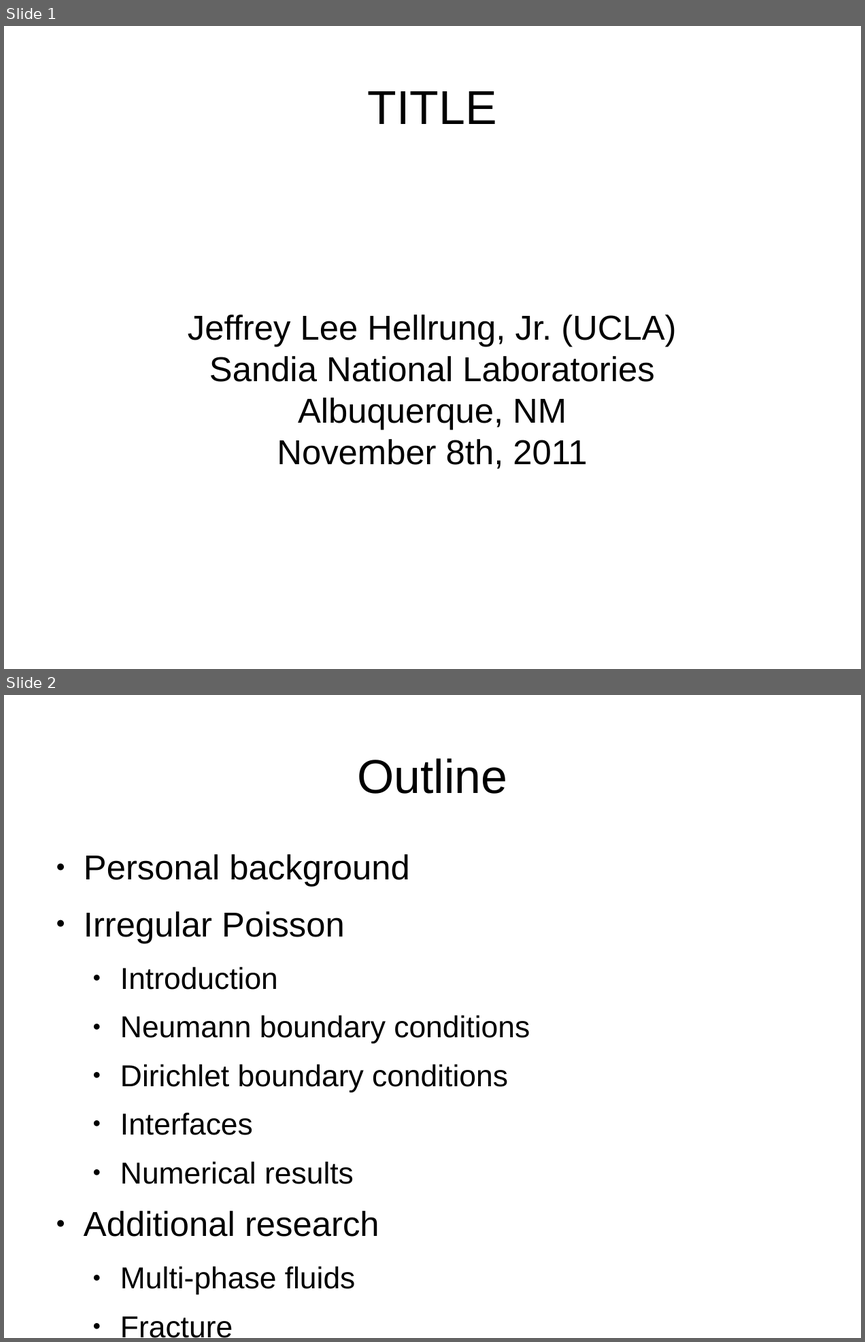
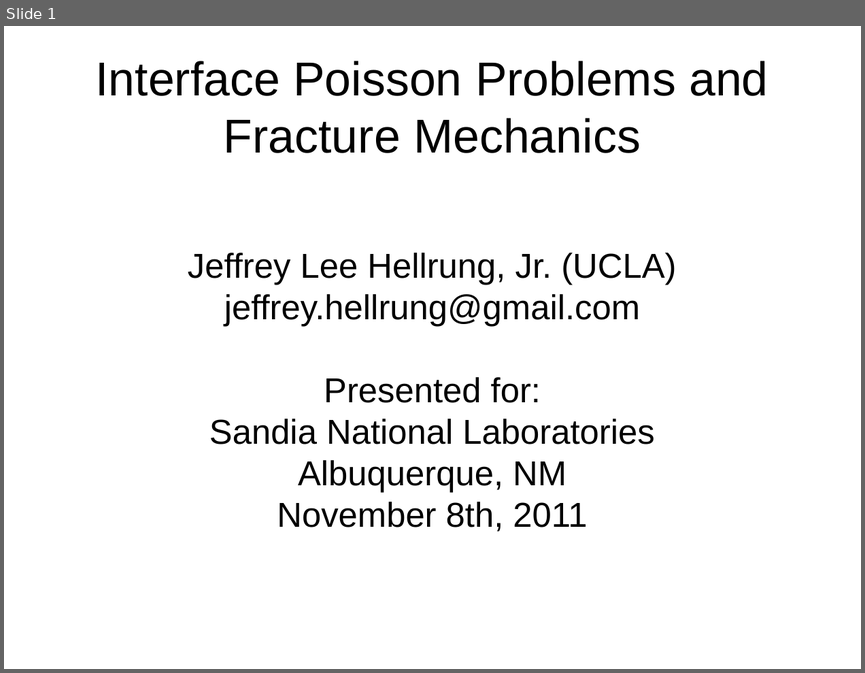
Before and after one commit to jhellrung/documents, a slide deck: presentations/sandia.2011.11.08/slides.odp. Shown one above the other, each under a label of ours: slides 1 and 2 before the commit, slide 1 after it. The pictures are 865x1342 and 865x673 pixels, drawn with LibreOffice and Linux fonts; fonts in the diff are those of the drawing. Boxes give left, top, right and bottom in pixels: in the first picture for what was removed or moved away, otherwise in the second. Text is boxed around its words. In the diff, an @@ line names an element or a change of style, - is before the commit and + after.

```diff
--- a/presentations/sandia.2011.11.08/slides.odp
+++ b/presentations/sandia.2011.11.08/slides.odp
@@ slide 2 removed at (x1=4, y1=695, x2=861, y2=1338), background #FFFFFF @@
@@ title removed at (x1=357, y1=758, x2=507, y2=794) @@
-Outline
@@ text removed at (x1=84, y1=854, x2=530, y2=1295) @@
-● Personal background
-● Irregular Poisson
-  ● Introduction
-  ● Neumann boundary conditions
-  ● Dirichlet boundary conditions
-  ● Interfaces
-  ● Numerical results
-● Additional research
-  ● Multi-phase fluids
-  ● Fracture
@@ slide 1 changed as well @@
@@ title at (x1=95, y1=61, x2=768, y2=153): text changed @@
-TITLE
+Interface Poisson Problems and Fracture Mechanics
@@ subtitle at (x1=224, y1=294, x2=640, y2=403): paragraphs added @@
+jeffrey.hellrung@gmail.com
+Presented for:
```
Also in this commit, not shown: 4 slides added, 2 other files.
